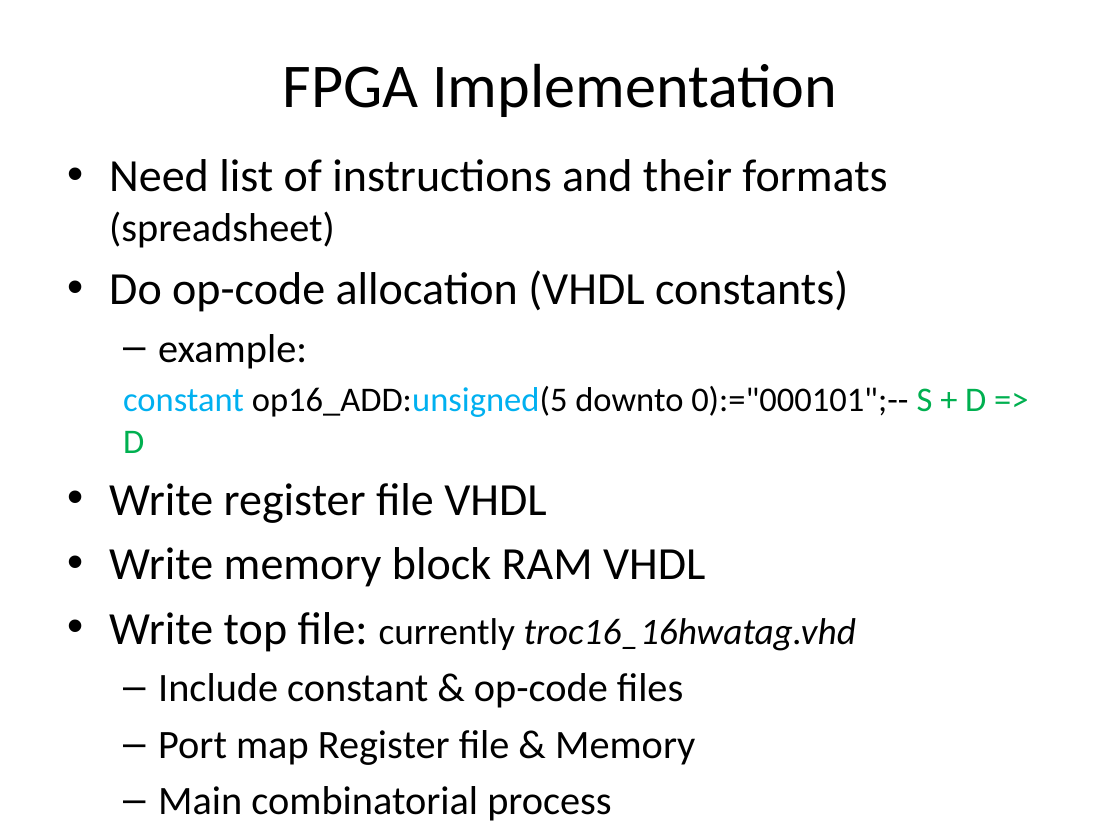
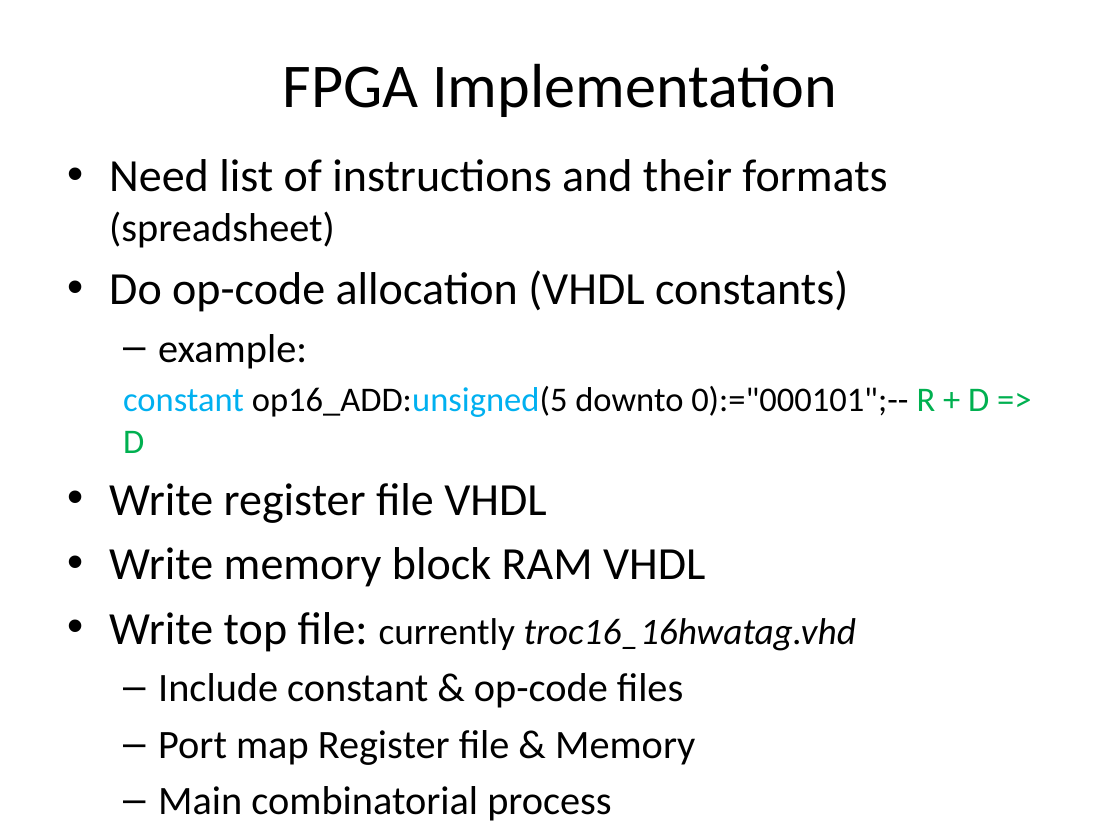
Before and after one commit to jimbrake/TROC16_16, a slide deck: slide 17 of DIY_soft-core_uP.pptx. Drawn at 1120x840 pixels with LibreOffice and Linux fonts; fonts in the diff are those of the drawing. Boxes give left, top, right and bottom in pixels: in the first picture for what was removed or moved away, otherwise in the second. Text is boxed around its words. In the diff, an @@ line names an element or a change of style, - is before the commit and + after.

```diff
--- a/DIY_soft-core_uP.pptx
+++ b/DIY_soft-core_uP.pptx
@@ text at [123, 386, 989, 453]: text changed @@
-  constant op16_ADD:unsigned(5 downto 0):="000101";-- S + D => D
+  constant op16_ADD:unsigned(5 downto 0):="000101";-- R + D => D
```
Also in this commit, not shown: 5 other slides changed, 2 slides added.
